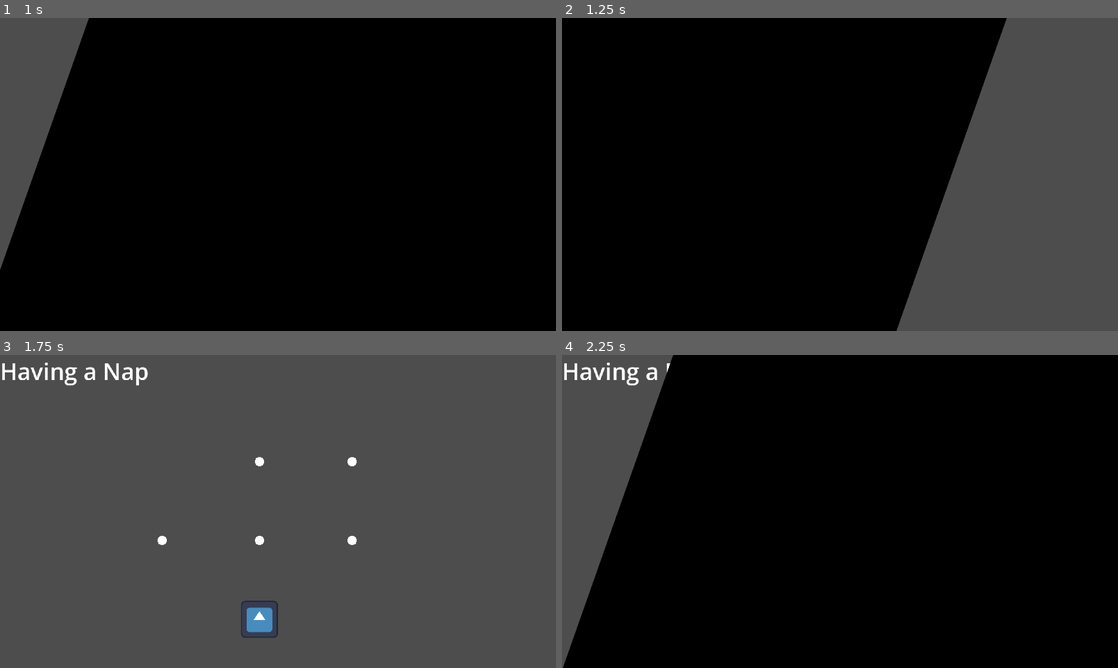
Above: before the commit, frames 1-4 (two rows, left to right).
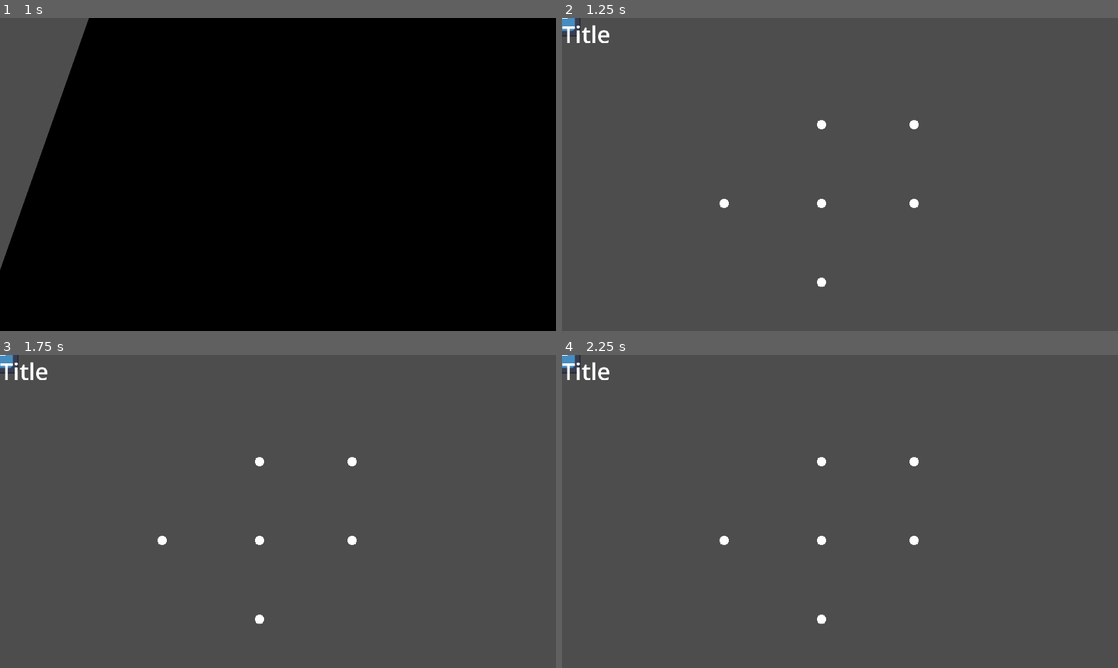
Above: after the commit, the same moments.

Repository: Just-a-Bee/Chrono-Cat
Game: Godot game, scene res://ui/title/title.tscn
Two runs of this game, one before a commit and one after it. Both use one fixed random seed, a clock stepped at 60 frames per second and the inputs below. The engine's default icon, where the game draws it, is replaced by a stand-in: a white triangle on a blue panel in a dark square.
Inputs (mouse positions are in pixels of both pictures, inside the frame that each line leads up to):
- Up to frame 1 (1 s): click "Play" at 0.5 s
- Up to frame 2 (1.25 s): no input
- Up to frame 3 (1.75 s): tap Enter (ui_accept) at 1.25, 1.52 s; move the mouse to (400, 495) at 1.27 s; hold D (right) from 1.28 s (still down); hold X (rewind) from 1.28 s (still down); click (400, 495) at 1.42 s; tap Z (undo) at 1.55 s
- Up to frame 4 (2.25 s): tap Enter (ui_accept) at 1.82 s; move the mouse to (728, 527) at 2.02 s; release D (right) at 2.03 s; release X (rewind) at 2.03 s; hold S (down) from 2.03 s (still down); tap Z (undo) at 2.1 s

Frame 1 is identical in both runs. In frame 2, 70% of the frame differs, in the area x 0-80%, y 0-100%; in frame 3, 1.2%; in frame 4, 91%, in the area x 0-100%, y 0-100%.
Error after the commit: Parse Error: Identifier "Progress" not declared in the current scope. (res://main.gd:115)

Commit message:
Renamed progress to globals In process of adding input repeat, deciding to look for an alternative Tween animation added to level select screen

Diff:
--- a/progress.gd
+++ b/globals.gd
@@ -1,3 +1,8 @@
 extends Node
 
+var ARR
+var DAS
+
+
+
 var rewind_unlocked:bool = false
--- a/level_files/level.gd
+++ b/level_files/level.gd
@@ -73,6 +73,10 @@
 		undo()
 	elif event.is_action_pressed("restart"):
 		restart()
+
+	# handle input repeat
+	if is_repeatable(event):
+		start_repeat(event)
 
 # function to return input direction of move event, if there isnt one it returns Vector2i.ZERO
 func get_direction(event)->Vector2i:
@@ -253,3 +257,35 @@
 func set_rewind_uses(new_rewinds):
 	rewind_uses = new_rewinds
 	rewind_uses_changed.emit(new_rewinds)
+
+# input repeat functions
+const REPEATABLE_ACTIONS = ["up", "left", "right", "down", "undo"]
+
+var is_repeating:bool = false
+var repeat_event:InputEvent = null
+
+#input repeat functions
+#function to start repeating a repeatable input
+func handle_repeat(event:InputEvent):
+	if is_repeatable(event):
+		is_repeating = true
+		repeat_event = event
+		repeat_timer.start(Globals.DAS)
+#handle releasing of a repeat event
+func handle_repeat_release(event:InputEvent):
+	if isRepeating and not event.is_pressed() and event.is_match(repeatEvent):
+		isRepeating = false
+		repeatEvent = null
+		repeatTimer.stop()
+#function to return if an input is repeatable
+func is_repeatable(event:InputEvent)->bool:
+	if event.is_match(repeatEvent):
+		return false
+	for input in repeatableInputs:
+		if event.is_action_pressed(input):
+			return true
+	return false
+#function to create input events on repeatTimer timeout
+func _on_repeat_timer_timeout():
+	Input.parse_input_event(repeatEvent)
+	repeatTimer.start(Globals.ARR)
--- a/main.gd
+++ b/main.gd
@@ -66,7 +66,7 @@
 	await $Transitioner.animation_finished
 	#change the state
 	$RewindBar.value = 0
-	if Progress.rewind_unlocked:
+	if Globals.rewind_unlocked:
 		$RewindBar.show()
 	remove_child(level_select)
 	level_node = level.instantiate()
@@ -105,7 +105,7 @@
 	do_input = true
 
 func _on_rewind_uses_changed(new_rewinds):
-	if not Progress.rewind_unlocked:
+	if not Globals.rewind_unlocked:
 		unlock_rewind()
 	$RewindBar.value = new_rewinds
 
--- a/project.godot
+++ b/project.godot
@@ -17,7 +17,7 @@
 
 [autoload]
 
-Progress="*res://progress.gd"
+Globals="*res://globals.gd"
 
 [display]
 
--- a/ui/level_select/level_button.tscn
+++ b/ui/level_select/level_button.tscn
@@ -1,7 +1,6 @@
-[gd_scene load_steps=5 format=3 uid="uid://doyd0aa2nqgl2"]
+[gd_scene load_steps=4 format=3 uid="uid://doyd0aa2nqgl2"]
 
 [ext_resource type="Script" path="res://ui/level_select/level_button.gd" id="1_g5ee8"]
-[ext_resource type="PackedScene" uid="uid://unywfgkfgxtk" path="res://levels/having_a_nap.tscn" id="2_imjaw"]
 [ext_resource type="Texture2D" uid="uid://dodvj3t301qc5" path="res://assets/level_stuff/Check.png" id="3_su3yr"]
 [ext_resource type="Texture2D" uid="uid://dvysf1de0w15y" path="res://assets/circle.png" id="4_lpmam"]
 
@@ -11,7 +10,6 @@
 offset_right = 128.0
 offset_bottom = 128.0
 script = ExtResource("1_g5ee8")
-level = ExtResource("2_imjaw")
 
 [node name="Check" type="Sprite2D" parent="."]
 visible = false
--- a/ui/level_select/level_select.gd
+++ b/ui/level_select/level_select.gd
@@ -35,9 +35,17 @@
 
 # function to select a different level
 func select_level(new_select):
+	main.do_input = false
+
+	$LevelTitle.text = ""
 	current_level = new_select
+
+	var tween = get_tree().create_tween()
+	tween.tween_property($Player, "position", current_level.position, .3)
+	await tween.finished
+
 	$LevelTitle.text = current_level.name
-	$Player.position = current_level.position
+	main.do_input = true
 
 # when main tells us a level was cleared, give that level a checkmark
 func clear_level():
